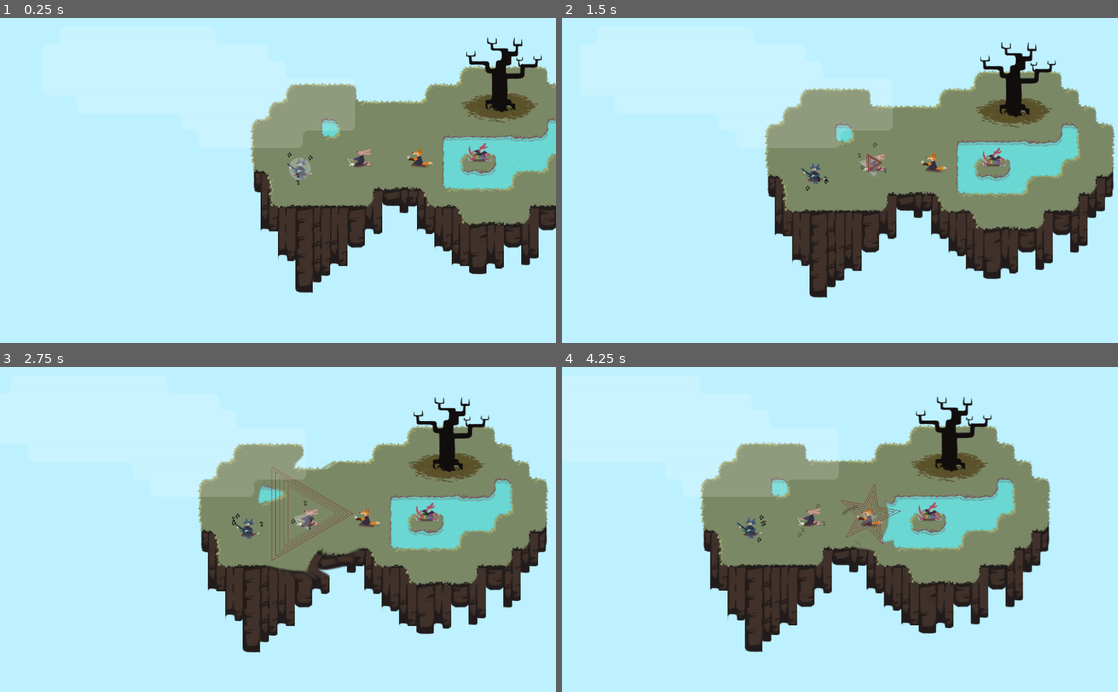
Above: before the commit, frames 1-4 (two rows, left to right).
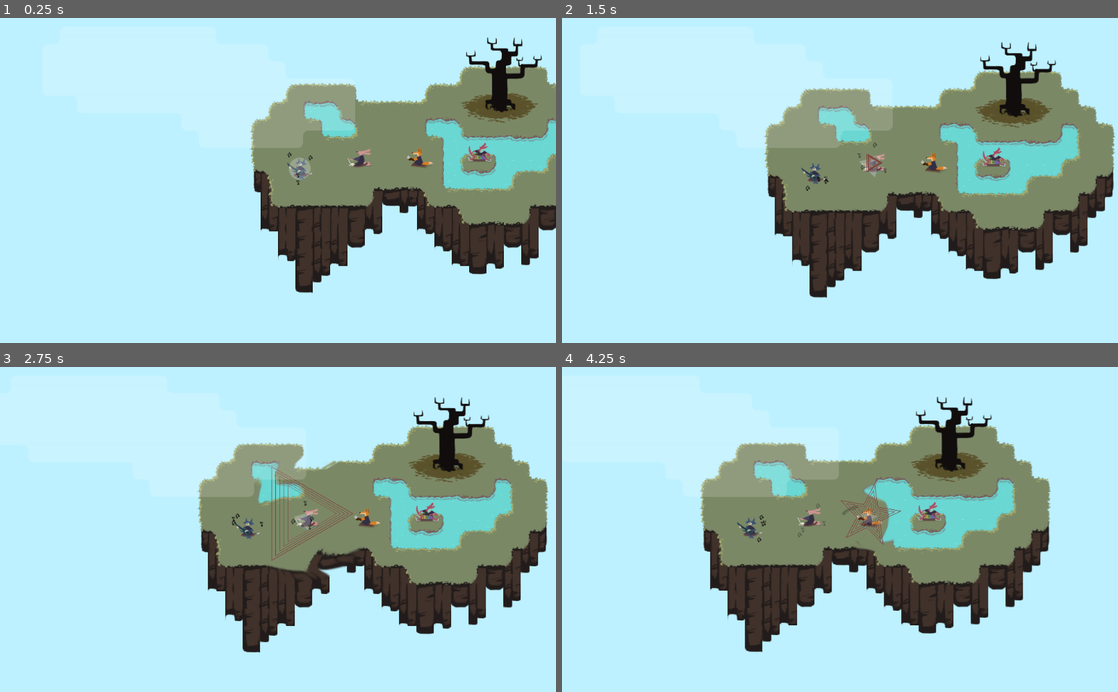
Above: after the commit, the same moments.

Repository: uspgamedev/skyjammers
Game: Godot game, scene res://stages/stage08.tscn
Same seed, same stepped clock (60 frames per second), same inputs: the game is played once before the commit and once after it. This scene is started directly instead of the project's main scene. Sound files missing from this copy of the repository are replaced by a short silence.
Inputs:
- Up to frame 1 (0.25 s): no input
- Up to frame 2 (1.5 s): hold Space (action_play) 0.53-1.28 s; tap Space (action_play) at 1.35 s
- Up to frame 3 (2.75 s): hold Space (action_play) from 2.03 s (still down)
- Up to frame 4 (4.25 s): release Space (action_play) at 2.78 s; tap Space (action_play) at 2.85 s; hold Space (action_play) from 3.53 s (still down)

The runs differ from the first frame. In frame 1, 0.9% of the frame differs, in the area x 54-85%, y 25-39%; in frame 2, 0.9%; in frame 3, 0.9%; in frame 4, 1.1%, in the area x 34-65%, y 28-43%.

Commit message:
making rivers in st 8

Diff:
--- a/game/stages/stage08.tscn
+++ b/game/stages/stage08.tscn
@@ -14,7 +14,7 @@
 
 [node name="Island" parent="Instruments" index="0" instance=ExtResource( 2 )]
 
-tile_data = PoolIntArray( -458742, 0, 0, -458741, 1, 0, -458 …(270 unchanged characters)… 262145, 0, 0, -327680, 31, 0, -327679, 41, 0, -327678, 41, 0, -327677, 41, 0, -327676, 28, 0, -327675, 1, 0, -327674, 2, 0, -327673, 1, 0, -327672, 31, 0, -327671, 6, 0, -327670, 6, 0, -327669, 6, 0, -327668, 5, 0, -327667, 6, 0, -327666, 5, 0, -327665, 41, 0, -327664, 28, 0, -327663, 3, 0, -196610, 0, 0, -196609, 31, 0, -262144, 41, 0, -262143, 41, 0, -262142, 48, 0, -262141, 51, 0, -262140, 41, 0, -262139, 5, 0, -262138, 5, 0, -262137, 5, 0, -262136, 6, 0, -262135, 5, 0, -262134, 6, 0, -262133, 6, 0, -262132, 6, 0, -262131, 6, 0, -262130, 42, 0, -262129, 48, 0, -262128, 51, 0, -262127, 28, 0, -262126, 3, 0, -131074, 8, 0, -131073, 41, 0, -196608, 41, 0, -196607, 5, 0, -196606, 60, 0, -196605, 63, 0, -196604, 5, 0, -196603, 5, 0, -196602, 5, 0, -196601, 6, 0, -196600, 5, 0, -196599, 48, 0, -196598, 49, 0, -196597, 50, 0, -196596, 49, 0, -19 …(1276 unchanged characters)…
+tile_data = PoolIntArray( -458742, 0, 0, -458741, 1, 0, -458 …(270 unchanged characters)… 262145, 0, 0, -327680, 31, 0, -327679, 48, 0, -327678, 45, 0, -327677, 51, 0, -327676, 28, 0, -327675, 1, 0, -327674, 2, 0, -327673, 1, 0, -327672, 31, 0, -327671, 6, 0, -327670, 6, 0, -327669, 6, 0, -327668, 5, 0, -327667, 6, 0, -327666, 5, 0, -327665, 41, 0, -327664, 28, 0, -327663, 3, 0, -196610, 0, 0, -196609, 31, 0, -262144, 41, 0, -262143, 60, 0, -262142, 35, 0, -262141, 44, 0, -262140, 51, 0, -262139, 5, 0, -262138, 5, 0, -262137, 5, 0, -262136, 48, 0, -262135, 46, 0, -262134, 51, 0, -262133, 6, 0, -262132, 6, 0, -262131, 6, 0, -262130, 42, 0, -262129, 48, 0, -262128, 51, 0, -262127, 28, 0, -262126, 3, 0, -131074, 8, 0, -131073, 41, 0, -196608, 41, 0, -196607, 5, 0, -196606, 60, 0, -196605, 62, 0, -196604, 63, 0, -196603, 5, 0, -196602, 5, 0, -196601, 6, 0, -196600, 60, 0, -196599, 35, 0, -196598, 44, 0, -196597, 50, 0, -196596, 49, 0, -19 …(1276 unchanged characters)…
 
 [node name="Under" parent="Instruments/Island" index="0"]
 
